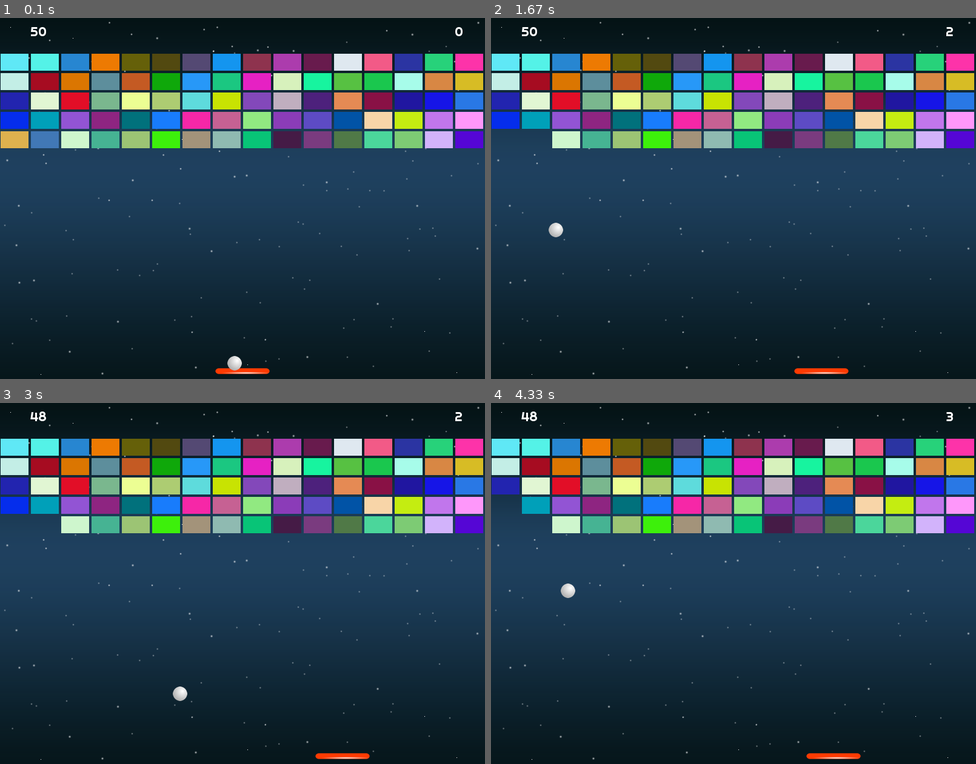
Above: before the commit, frames 1-4 (two rows, left to right).
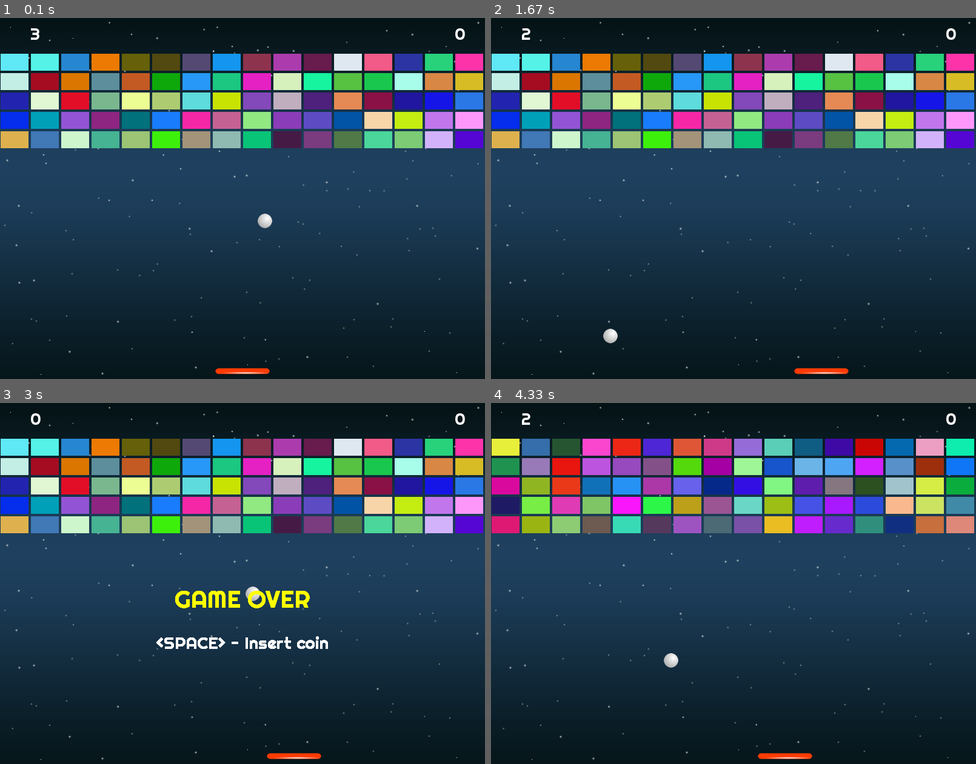
Above: after the commit, the same moments.

Repository: anbreaker/k8ArkanoidPyGame
Game: pygame game, started from main.py
Two runs of this game, one before a commit and one after it. Both use one fixed random seed, a clock stepped at 60 frames per second and the inputs below.
Inputs:
- Up to frame 1 (0.1 s): no input
- Up to frame 2 (1.67 s): hold Right 0.33-0.8 s; hold Right 0.83-1.3 s; hold Left from 1.33 s (still down)
- Up to frame 3 (3 s): release Left at 1.87 s; hold Left 1.9-2.3 s; hold Right 2.33-2.97 s
- Up to frame 4 (4.33 s): tap Space at 3 s; hold Left 3.33-3.8 s; hold Right 3.83-4.3 s

The runs differ from the first frame. In frame 1, 0.3% of the frame differs, in the area x 6-96%, y 2-98%; in frame 2, 0.8%; in frame 3, 2.4%; in frame 4, 22%, in the area x 0-100%, y 2-99%.

Commit message:
refactorizado con pantalla gameOver

Diff:
--- a/entities.py
+++ b/entities.py
@@ -4,11 +4,26 @@
 
 FPS = 60
 
+'''
+level1 = ['-x-xxx-x',
+          'xxxxxxxx',
+          'xx-x-x-x'
+]
+
+class Map:
+    def __init__(self, strmap)
+        self.group = sprite.Group()
+
+        # <Toda la lógica de la creación de los Tiles, su posición y agruparlos>
+
+        # return self.group
+        pass
+'''
 
 class Racket(pg.sprite.Sprite):
     pictures = 'racket_horizontal.png'
     speed = 10
-    lives = 50
+    lives = 3
 
     def __init__(self, x=355, y=580):
         self.x = x
@@ -38,23 +53,22 @@
     dy = 1
     speed = 5
 
-    def __init__(self, x=400, y=535):
+    def __init__(self, x=400, y=300):
         self.x = x
         self.y = y
 
         pg.sprite.Sprite.__init__(self)
-        self.image = pg.image.load(
-            'resources/{}'.format(self.pictures)).convert_alpha()
+
+        self.image = pg.image.load('resources/{}'.format(self.pictures)).convert_alpha()
 
         # Carga de ficheros de audio
         self.bing = pg.mixer.Sound('resources/sounds/bing.wav')
-        self.lostPoint = pg.mixer.Sound('resources/sounds/lost-point.wav')
+        self.lost_point = pg.mixer.Sound('resources/sounds/lost-point.wav')
 
         self.rect = self.image.get_rect()
-        self.rect.x = x
-        self.rect.y = y
         self.w = self.rect.w
         self.h = self.rect.h
+
         self.start()
 
     def start(self):
@@ -74,11 +88,11 @@
             # self.rect.y = self.y
             # Condicion de perdida de vida
             self.speed = 0
-            self.lostPoint.play()
+            self.lost_point.play()
 
         if self.rect.y <= 0:
             self.dy = self.dy * -1
-            self.lostPoint.play()
+            self.lost_point.play()
 
         if self.rect.x <= 0 or self.rect.x >= 800 - self.w:
             self.dx = self.dx * -1
--- a/main.py
+++ b/main.py
@@ -4,7 +4,8 @@
 from entities import *
 
 FPS = 60
-WHITE = (255,255,255)
+WHITE = (255, 255, 255)
+YELLOW = (255, 255, 0)
 
 
 class Game:
@@ -14,38 +15,64 @@
     def __init__(self):
         # Tamaño pantalla
         self.screen = pg.display.set_mode((800, 600))
-        pg.display.set_caption('Arkanoid pyGame!')
+        pg.display.set_caption('Mi Arcanoid')
 
         self.background_img = pg.image.load(
             'resources/background.png').convert()
-        self.font = pg.font.Font('resources/fonts/font.ttf', 22)
+
+        self.fontGran = pg.font.Font('resources/fonts/font.ttf', 40)
+        self.font = pg.font.Font('resources/fonts/font.ttf', 28)
         self.marcador = self.font.render('0', True, WHITE)
-        self.livesCounter = self.font.render('0', True, WHITE)
+        self.livescounter = self.font.render('0', True, WHITE)
+        self.text_game_over = self.fontGran.render('GAME OVER', True, YELLOW)
+        self.text_insert_coin = self.font.render(
+            '<SPACE> - Insert coin', True, WHITE)
 
         # self.player = Racket(100,295) #Para enredar y comprobar en distinta posicion de Racket
         self.player = Racket()
         self.ball = Ball()
+        self.tileGroup = pg.sprite.Group()
 
-        self.tileGroup = pg.sprite.Group()
+        self.playerGroup = pg.sprite.Group()
+        self.allSprites = pg.sprite.Group()
+        self.playerGroup.add(self.player)
+
+        self.start_partida()
+
+    # def create_tiles(self, mapa):
+    def create_tiles(self):
+        self.tileGroup.empty()
+        self.allSprites.empty()
+
         for j in range(5):
             for i in range(16):
                 t = Tile(i*50, 60+j*32)
                 self.tileGroup.add(t)
 
-        self.playerGroup = pg.sprite.Group()
-        self.allSprites = pg.sprite.Group()
-        self.playerGroup.add(self.player)
+        # self.tileGroup = Map(level1)
+
         self.allSprites.add(self.player)
         self.allSprites.add(self.ball)
         self.allSprites.add(self.tileGroup)
+
+    def start_partida(self):
+        self.player.lives = 3
+        self.ball.start()
+        self.create_tiles()
         self.score = 0
 
     def quitGame(self):
         pg.quit()
         sys.exit()
 
-    def gameOver(self):
-        pass
+    def handleEvents_GO(self):
+        for event in pg.event.get():
+            if event.type == QUIT:
+                self.quitGame()
+
+            if event.type == KEYDOWN:
+                if event.key == K_SPACE:
+                    self.start_partida()
 
     def handleEvents(self):
         for event in pg.event.get():
@@ -70,36 +97,50 @@
         while True:
             dt = self.clock.tick(FPS)
 
-            self.handleEvents()
-
-            # Comprobar choques con Racket
-            self.ball.test_collisions(self.playerGroup)
-            self.score += self.ball.test_collisions(self.tileGroup, True)
-
-            print(self.score)
-
-            if self.ball.speed == 0:  # Se produce colision
-                # Quitar vida a player
-                self.player.lives -= 1
-                # Inicio de una nueva bola, avisar a bola que vuelva al inicio (metodo)
-                self.ball.start()
-
-            if self.player.lives == 0:
-                self.quitGame()
-
-
-            self.livesCounter = self.font.render(str(self.player.lives), True, WHITE)
-            self.marcador = self.font.render(str(self.score), True, WHITE)
-
-            self.screen.blit(self.background_img, (0, 0))
-
-            self.allSprites.update(dt)
-            self.allSprites.draw(self.screen)
-
-            self.screen.blit(self.marcador, (750,10))
-            self.screen.blit(self.livesCounter, (50,10))
+            if self.player.lives > 0:
+                self.bucle_partida(dt)
+            else:
+                self.gameOver()
 
             pg.display.flip()
+
+    def bucle_partida(self, dt):
+        self.handleEvents()
+
+        # Comprobar choques con Racket
+        self.ball.test_collisions(self.playerGroup)
+        self.score += self.ball.test_collisions(self.tileGroup, True)
+
+        print(self.score)
+
+        if self.ball.speed == 0:  # Se produce colision
+            # Quitar vida a player
+            self.player.lives -= 1
+            # Inicio de una nueva bola, avisar a bola que vuelva al inicio (metodo)
+            self.ball.start()
+
+        if self.player.lives == 0:
+            self.gameOver()
+
+        self.livesCounter = self.font.render(
+            str(self.player.lives), True, WHITE)
+        self.marcador = self.font.render(str(self.score), True, WHITE)
+
+        self.screen.blit(self.background_img, (0, 0))
+
+        self.allSprites.update(dt)
+        self.allSprites.draw(self.screen)
+
+        self.screen.blit(self.marcador, (750, 10))
+        self.screen.blit(self.livesCounter, (50, 10))
+
+    def gameOver(self):
+        self.handleEvents_GO()
+
+        rect = self.text_game_over.get_rect()
+        self.screen.blit(self.text_game_over, ((800 - rect.w)//2, 300))
+        rect = self.text_insert_coin.get_rect()
+        self.screen.blit(self.text_insert_coin, ((800 - rect.w)//2, 380))
 
 
 if __name__ == '__main__':
